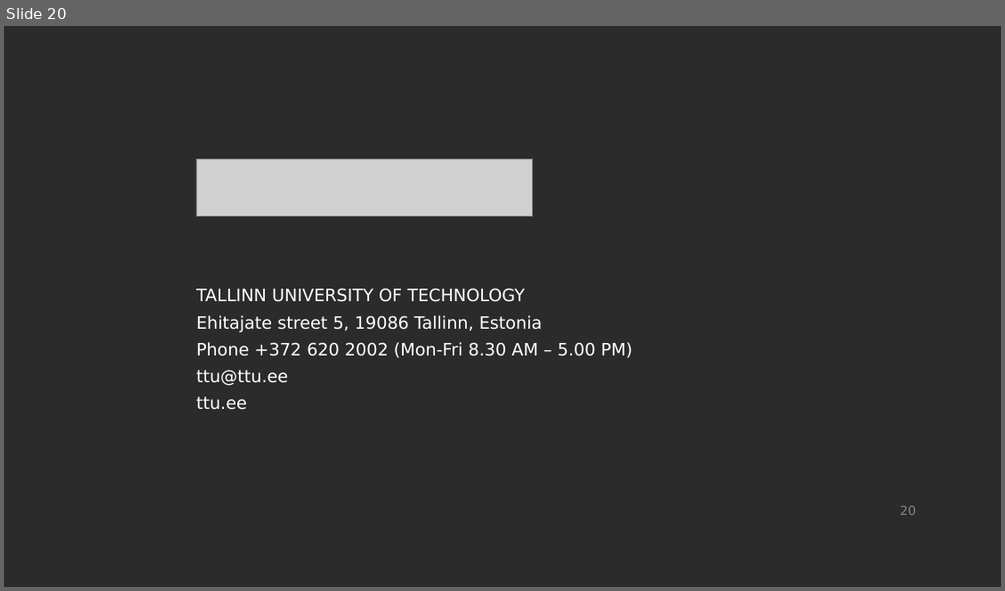
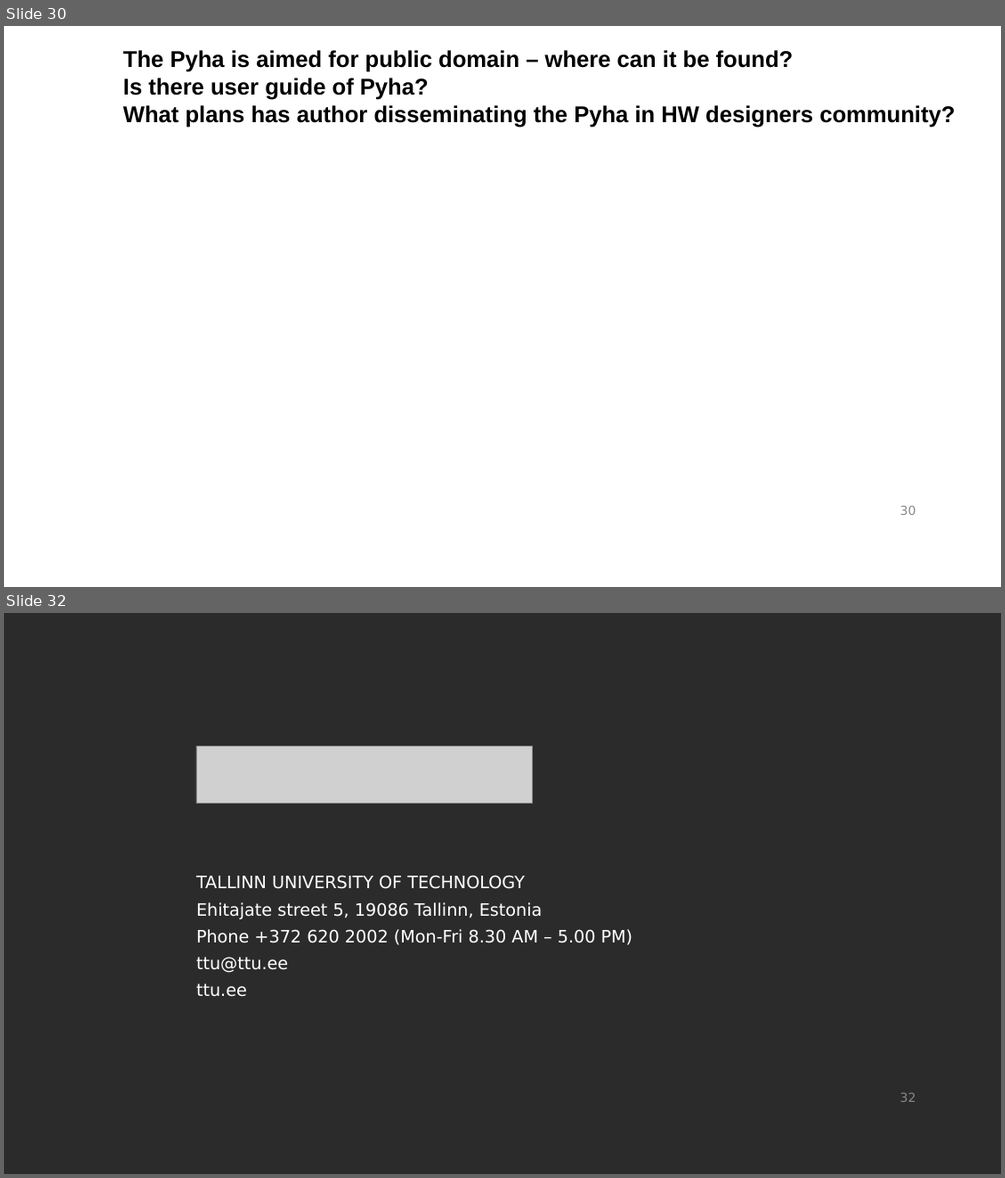
Before and after one commit to gasparka/thesis, a slide deck: presentation.odp. Shown one above the other, each under a label of ours: slide 20 before the commit, slides 30 and 32 after it; the slides between them are not shown. The pictures are 1005x591 and 1005x1178 pixels, drawn with LibreOffice and Linux fonts; fonts in the diff are those of the drawing; grey boxes stand for pictures; background and template pictures are left out; a plain dark background stands for a picture behind light text. Boxes give left, top, right and bottom in pixels: in the first picture for what was removed or moved away, otherwise in the second. Text is boxed around its words. In the diff, an @@ line names an element or a change of style, - is before the commit and + after.

```diff
--- a/presentation.odp
+++ b/presentation.odp
@@ slide 30 added at (4, 26, 1001, 587), background #FFFFFF; not listed: 1 template element that a slide beside it also shows @@
@@ text added at (123, 50, 955, 127), 22 pt, text #000000, bold @@
+The Pyha is aimed for public domain – where can it be found?
+Is there user guide of Pyha?
+What plans has author disseminating the Pyha in HW designers community?
@@ what was slide 20 is now slide 32 @@
@@ page number at (900, 1093, 916, 1102): text changed @@
-20
+32
```
Also in this commit, not shown: 15 slides changed, 13 other slides added, 2 slides removed, 1 other file.
